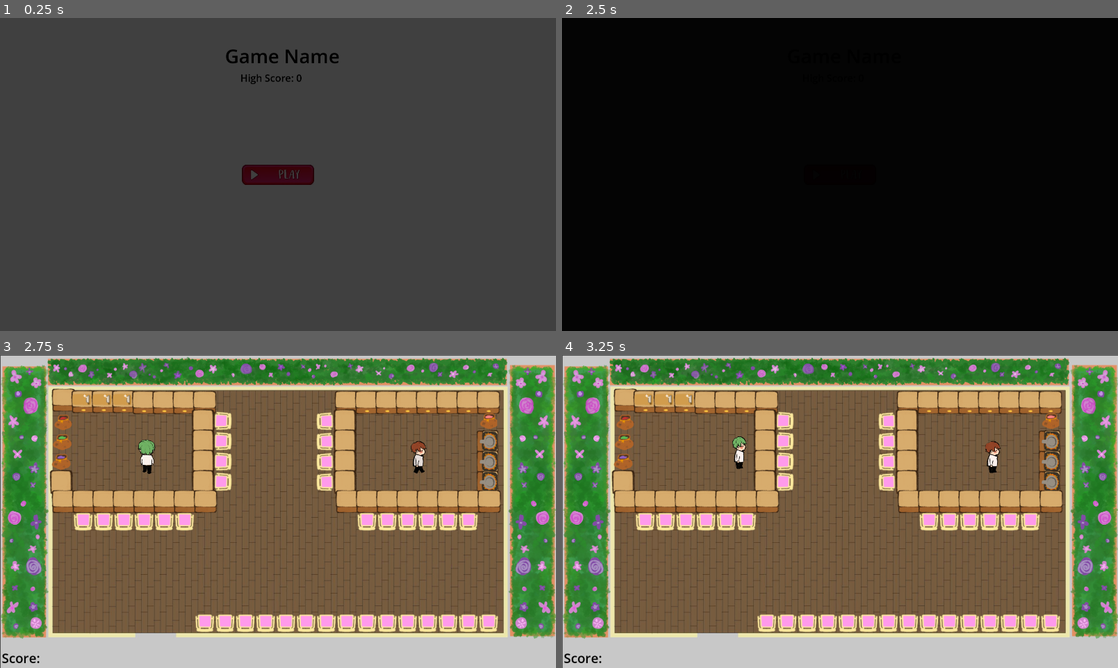
Above: before the commit, frames 1-4 (two rows, left to right).
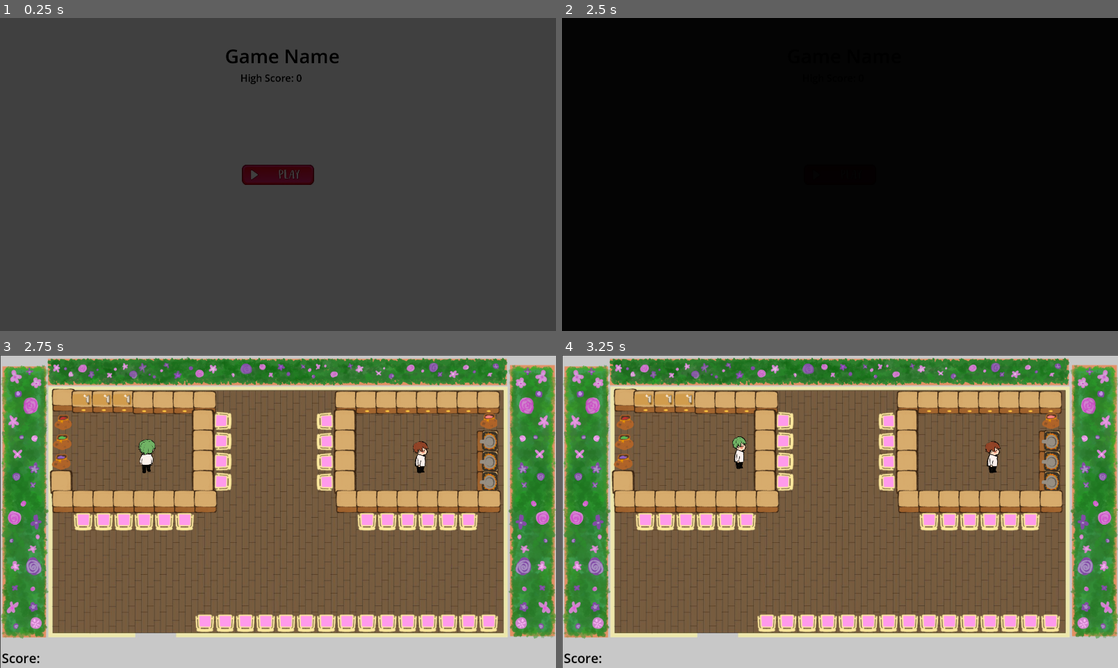
Above: after the commit, the same moments.

Repository: k1404635/Summer-Game-2024
Game: Godot game, scene res://Scenes/main_menu.tscn
Two runs of this game, one before a commit and one after it. Both use one fixed random seed, a clock stepped at 60 frames per second and the inputs below.
Inputs (mouse positions are in pixels of both pictures, inside the frame that each line leads up to):
- Up to frame 1 (0.25 s): no input
- Up to frame 2 (2.5 s): click (840, 174) at 0.5 s; click (840, 174) at 1.25 s; tap Enter at 2 s; hold D (MoveRight) from 2.03 s (still down); hold E (Switch Characters) from 2.03 s (still down); tap W (MoveUp) at 2.27 s
- Up to frame 3 (2.75 s): keep holding D (MoveRight); keep holding E (Switch Characters)
- Up to frame 4 (3.25 s): keep holding D (MoveRight); release E (Switch Characters) at 2.78 s; tap E (Switch Characters) at 2.85 s; tap W (MoveUp) at 3.02 s

Frames 1-2 are identical in both runs. In frame 3, 0.3% of the frame differs, in the area x 24-78%, y 26-38%; in frame 4, nothing differs.

Commit message:
npc animation

Diff:
--- a/Scenes/main.tscn
+++ b/Scenes/main.tscn
@@ -26,7 +26,9 @@
 [ext_resource type="Texture2D" uid="uid://b7iy0hicl10oo" path="res://Icons/Players/VegRight1.png" id="13_iuxe6"]
 [ext_resource type="AudioStream" uid="uid://5jtbe4ww7vdf" path="res://Audio/Gameplay Track.mp3" id="17_2cbpq"]
 [ext_resource type="PackedScene" uid="uid://rub2cbpyxjqa" path="res://Scenes/GUI.tscn" id="18_46r3v"]
+[ext_resource type="Texture2D" uid="uid://5bfa2gdo7vx6" path="res://Icons/NPCs/NPC1Front.png" id="23_1e4dd"]
 [ext_resource type="PackedScene" uid="uid://5016qd8prodp" path="res://Scenes/npc_path.tscn" id="24_7nxba"]
+[ext_resource type="Texture2D" uid="uid://v21joxokljv6" path="res://Icons/NPCs/NPC1Back.png" id="24_wpvvr"]
 [ext_resource type="Texture2D" uid="uid://d4m5625jiuboh" path="res://background.png" id="28_5i8s2"]
 [ext_resource type="Texture2D" uid="uid://ct81olosn8uxx" path="res://tilemap.png" id="29_1htrv"]
 
@@ -254,6 +256,20 @@
 [sub_resource type="CapsuleShape2D" id="CapsuleShape2D_mjudb"]
 radius = 21.0
 height = 70.0
+
+[sub_resource type="SpriteFrames" id="SpriteFrames_yvrt2"]
+animations = [{
+"frames": [{
+"duration": 1.0,
+"texture": ExtResource("23_1e4dd")
+}, {
+"duration": 1.0,
+"texture": ExtResource("24_wpvvr")
+}],
+"loop": true,
+"name": &"default",
+"speed": 5.0
+}]
 
 [sub_resource type="TileSetAtlasSource" id="TileSetAtlasSource_x6bp4"]
 texture = ExtResource("29_1htrv")
@@ -328,7 +344,7 @@
 scale = Vector2(0.0839071, 0.0757178)
 sprite_frames = SubResource("SpriteFrames_xxkhc")
 animation = &"MeatRight"
-frame_progress = 0.588908
+frame_progress = 0.449803
 
 [node name="Useless" type="CollisionShape2D" parent="MeatPlayer"]
 visible = false
@@ -354,8 +370,6 @@
 scale = Vector2(0.08, 0.08)
 sprite_frames = SubResource("SpriteFrames_bwmtd")
 animation = &"VegBack"
-frame = 1
-frame_progress = 0.200027
 
 [node name="Useless" type="CollisionShape2D" parent="VegPlayer"]
 visible = false
@@ -377,6 +391,8 @@
 visible = false
 
 [node name="NPCSprite" type="AnimatedSprite2D" parent="NPC1"]
+sprite_frames = SubResource("SpriteFrames_yvrt2")
+frame_progress = 0.45589
 
 [node name="NPCCollision" type="CollisionShape2D" parent="NPC1"]
 
--- a/Scenes/npc_path.tscn
+++ b/Scenes/npc_path.tscn
@@ -1,6 +1,7 @@
-[gd_scene load_steps=5 format=3 uid="uid://5016qd8prodp"]
+[gd_scene load_steps=7 format=3 uid="uid://5016qd8prodp"]
 
 [ext_resource type="Script" path="res://Scripts/npc_path.gd" id="1_qtm3d"]
+[ext_resource type="Texture2D" uid="uid://v21joxokljv6" path="res://Icons/NPCs/NPC1Back.png" id="2_g03kt"]
 
 [sub_resource type="Curve2D" id="Curve2D_x4rxa"]
 _data = {
@@ -8,12 +9,35 @@
 }
 point_count = 3
 
-[sub_resource type="Animation" id="Animation_g8xpd"]
-resource_name = "npc_front"
+[sub_resource type="SpriteFrames" id="SpriteFrames_3eyf7"]
+animations = [{
+"frames": [{
+"duration": 1.0,
+"texture": ExtResource("2_g03kt")
+}],
+"loop": true,
+"name": &"back",
+"speed": 5.0
+}]
 
-[sub_resource type="AnimationLibrary" id="AnimationLibrary_npm3y"]
+[sub_resource type="Animation" id="Animation_eoucw"]
+resource_name = "npc_bouce"
+tracks/0/type = "value"
+tracks/0/imported = false
+tracks/0/enabled = true
+tracks/0/path = NodePath(".:animation")
+tracks/0/interp = 1
+tracks/0/loop_wrap = true
+tracks/0/keys = {
+"times": PackedFloat32Array(),
+"transitions": PackedFloat32Array(),
+"update": 1,
+"values": []
+}
+
+[sub_resource type="AnimationLibrary" id="AnimationLibrary_uwbn0"]
 _data = {
-"npc_front": SubResource("Animation_g8xpd")
+"npc_bouce": SubResource("Animation_eoucw")
 }
 
 [node name="NPCPath" type="Path2D"]
@@ -29,8 +53,14 @@
 [node name="NPC" type="CharacterBody2D" parent="NPCPathFollow"]
 
 [node name="NPCSprite" type="AnimatedSprite2D" parent="NPCPathFollow/NPC"]
+position = Vector2(-6.06231, -0.0200672)
+rotation = 0.678933
+scale = Vector2(0.0647104, 0.0702437)
+sprite_frames = SubResource("SpriteFrames_3eyf7")
+animation = &"back"
 
 [node name="AnimationPlayer" type="AnimationPlayer" parent="NPCPathFollow/NPC"]
+root_node = NodePath("../NPCSprite")
 libraries = {
-"": SubResource("AnimationLibrary_npm3y")
+"": SubResource("AnimationLibrary_uwbn0")
 }
Not shown: 1 places in Scenes/main.tscn that only renumber resources
